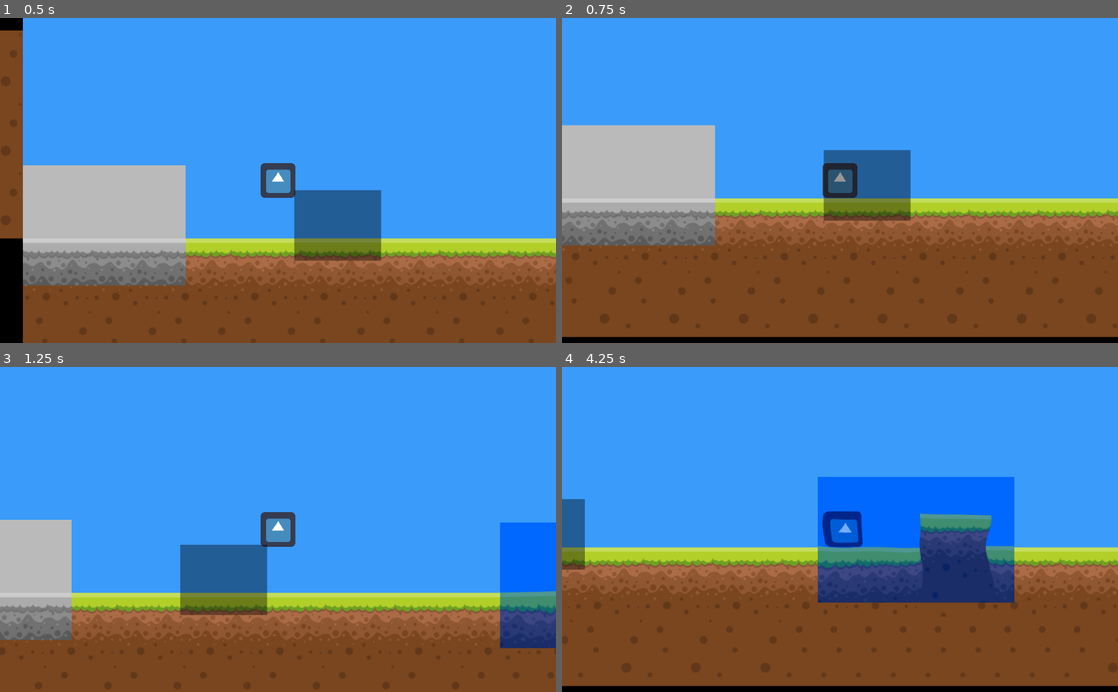
Above: before the commit, frames 1-4 (two rows, left to right).
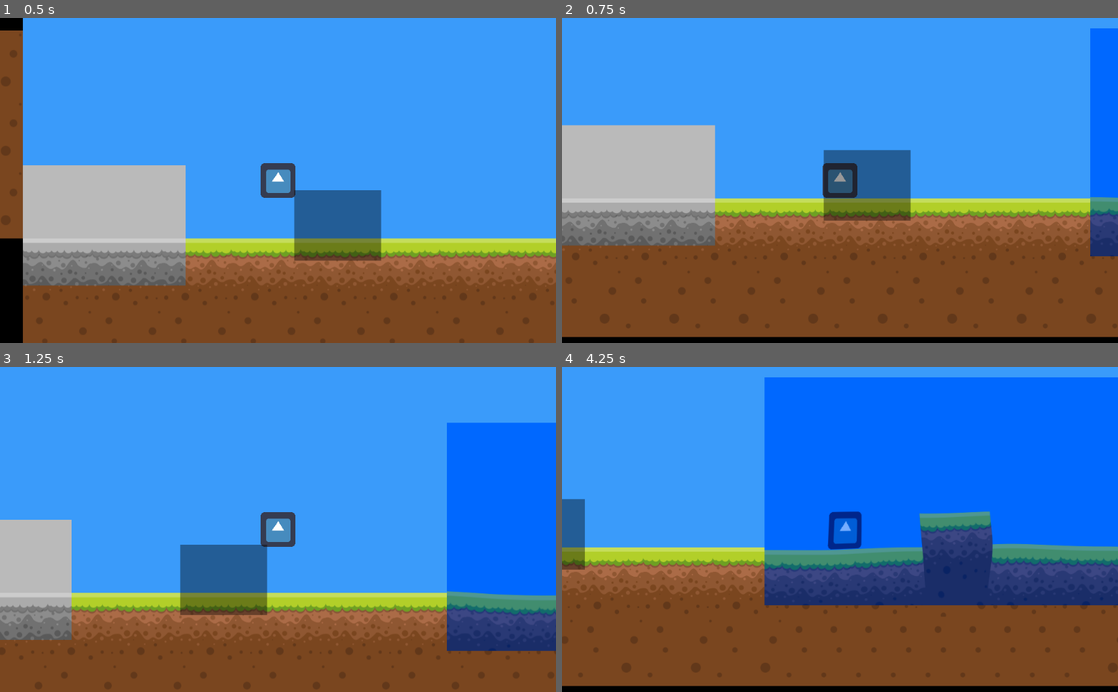
Above: after the commit, the same moments.

Repository: projectbulldog/deusvult
Game: Godot game, scene res://World.tscn
Two runs of this game, one before a commit and one after it. Both use one fixed random seed, a clock stepped at 60 frames per second and the inputs below. The engine's default icon, where the game draws it, is replaced by a stand-in: a white triangle on a blue panel in a dark square.
Inputs (mouse positions are in pixels of both pictures, inside the frame that each line leads up to):
- Up to frame 1 (0.5 s): no input
- Up to frame 2 (0.75 s): move the mouse to (962, 164) at 0.52 s; hold D from 0.53 s (still down)
- Up to frame 3 (1.25 s): keep holding D; tap Space at 0.77 s
- Up to frame 4 (4.25 s): move the mouse to (728, 545) at 1.27 s; tap Space at 1.52, 3.02, 3.77 s; move the mouse to (895, 458) at 2.02 s; release D at 2.03 s; hold A 2.03-2.78 s; move the mouse to (812, 594) at 2.77 s; hold D from 2.78 s (still down); move the mouse to (1006, 578) at 3.52 s

Frame 1 is identical in both runs. In frame 2, 3.5% of the frame differs, in the area x 95-100%, y 3-74%; in frame 3, 10%; in frame 4, 32%, in the area x 36-100%, y 3-74%.

Commit message:
test

Diff:
--- a/testprojekt/World.tscn
+++ b/testprojekt/World.tscn
@@ -55,8 +55,8 @@
 
 [node name="Sprite" type="Sprite" parent="."]
 material = SubResource( 3 )
-position = Vector2( 1270, 370 )
-scale = Vector2( 5.67059, 3.62686 )
+position = Vector2( 1336.26, 280.241 )
+scale = Vector2( 10.774, 6.57945 )
 texture = ExtResource( 2 )
 
 [node name="Sprite2" type="Sprite" parent="."]
